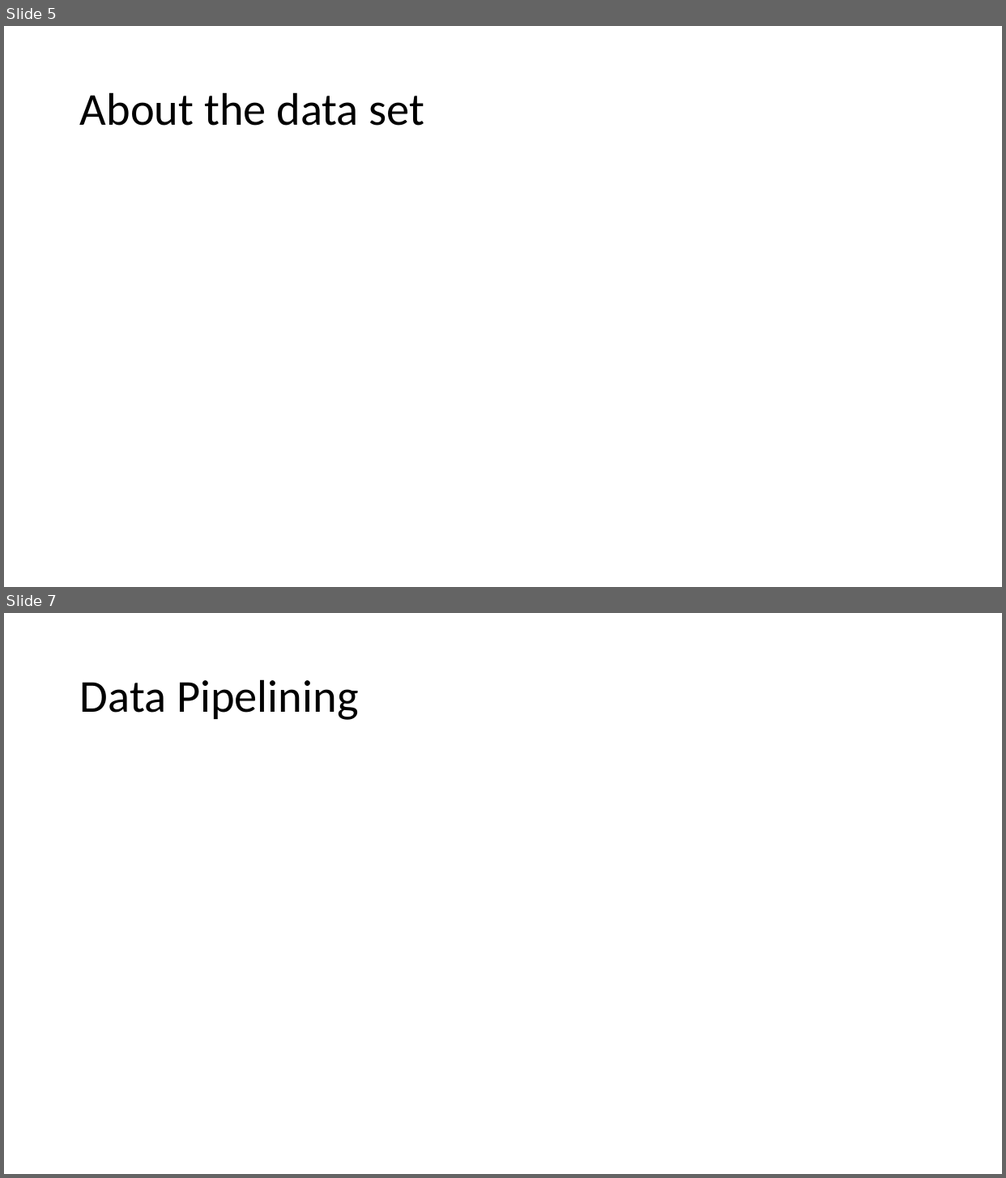
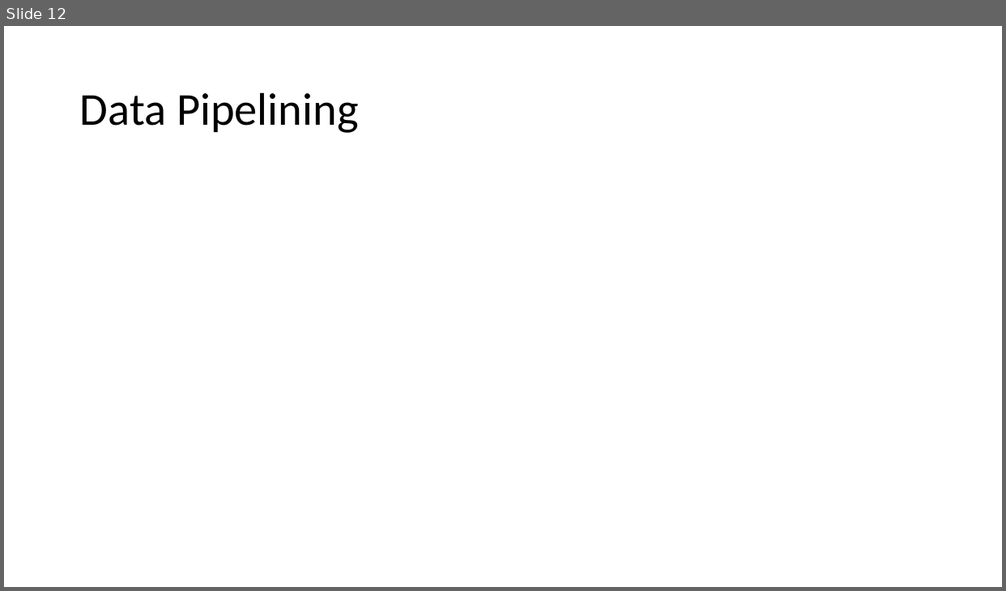
Before and after one commit to dreyco676/nlp_spark, a slide deck: TCHUG_NLP_PYSPARK.pptx. Shown one above the other, each under a label of ours: slides 5 and 7 before the commit, slide 12 after it; the slides between them are not shown. The pictures are 1006x1178 and 1006x591 pixels, drawn with LibreOffice and Linux fonts; fonts in the diff are those of the drawing. Boxes give left, top, right and bottom in pixels: in the first picture for what was removed or moved away, otherwise in the second. Text is boxed around its words. In the diff, an @@ line names an element or a change of style, - is before the commit and + after.

```diff
--- a/TCHUG_NLP_PYSPARK.pptx
+++ b/TCHUG_NLP_PYSPARK.pptx
@@ slide 5 removed at (x1=4, y1=26, x2=1002, y2=587), background #FFFFFF @@
@@ title removed at (x1=80, y1=92, x2=425, y2=126) @@
-About the data set
@@ what was slide 7 is now slide 12 @@
```
Also in this commit, not shown: 1 slide changed, 10 slides added, 4 other slides removed, 2 other files.
